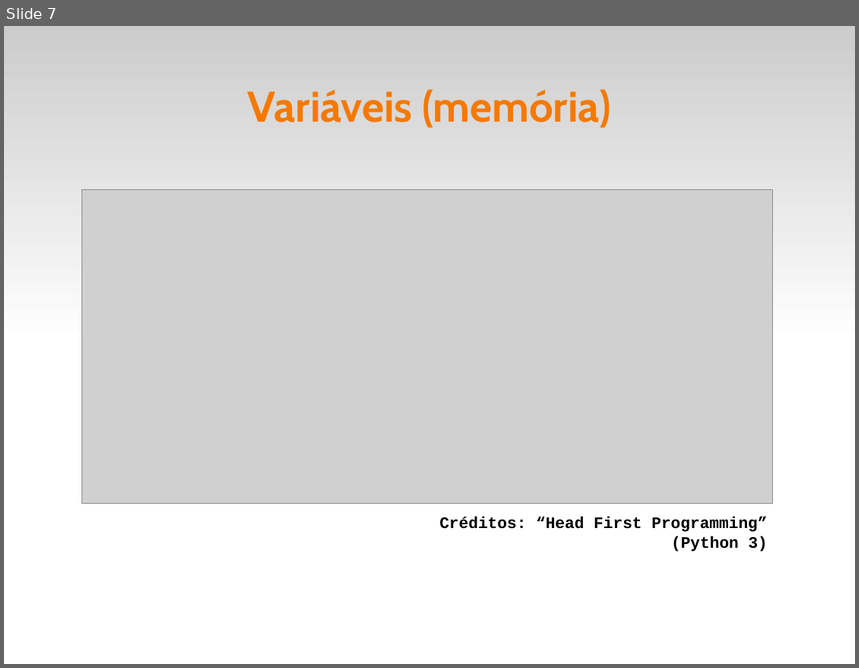
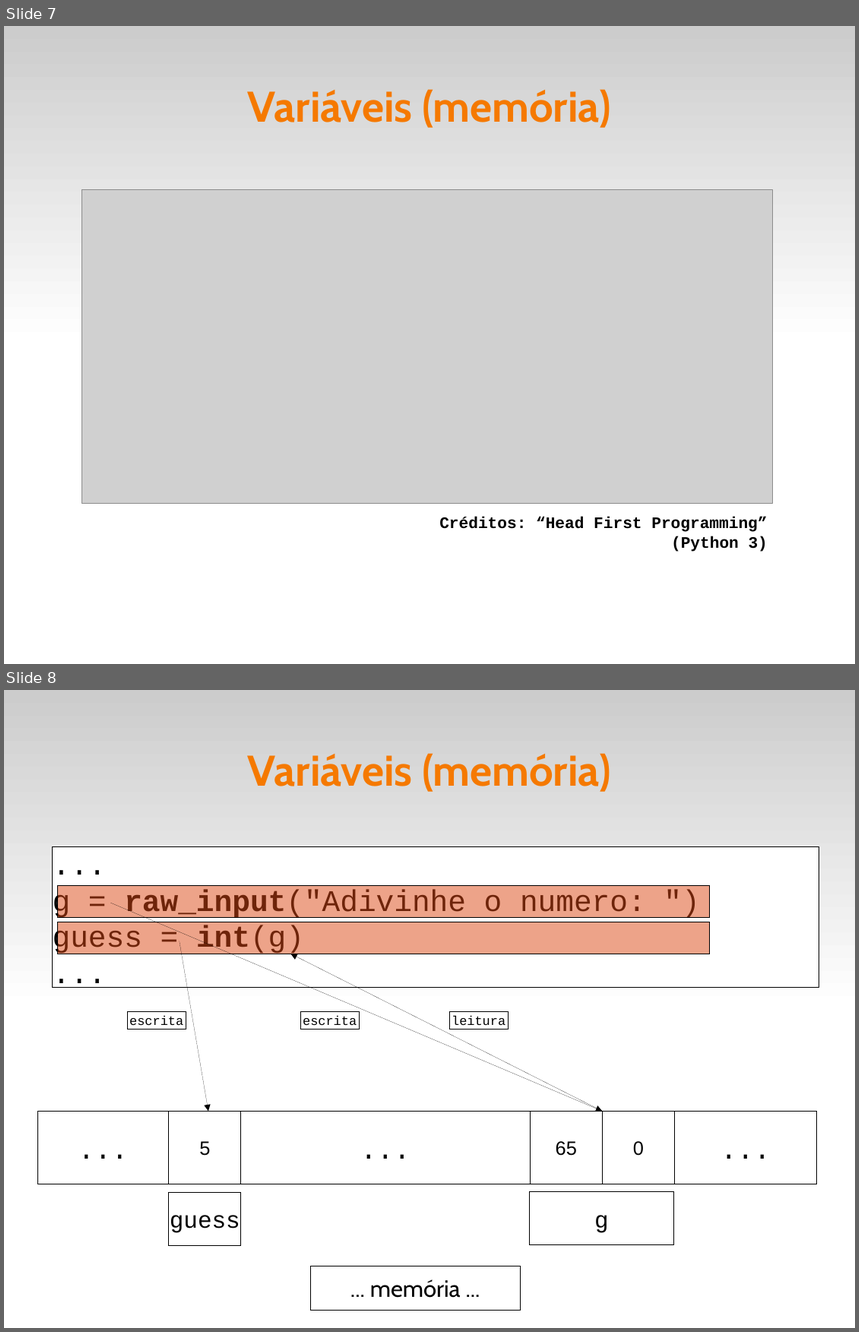
Before and after one commit to fsantanna-uerj/IPD, a slide deck: slides/ipd-03.odp. Shown one above the other, each under a label of ours: slide 7 before the commit, slides 7 and 8 after it. The pictures are 859x668 and 859x1332 pixels, drawn with LibreOffice and Linux fonts; fonts in the diff are those of the drawing; grey boxes stand for pictures. Boxes give left, top, right and bottom in pixels: in the first picture for what was removed or moved away, otherwise in the second. Text is boxed around its words. In the diff, an @@ line names an element or a change of style, - is before the commit and + after.

```diff
--- a/slides/ipd-03.odp
+++ b/slides/ipd-03.odp
@@ slide 8 added at (4,690,855,1328), background #FFFFFF; not listed: 1 template element that a slide beside it also shows @@
@@ title added at (248,753,611,792), 40 pt, text #F57900, bold @@
+Variáveis (memória)
@@ rectangle added at (53,847,819,987), fill #FFFFFF, outline #000000 0 pt, 28 pt, text #000000 @@
+...
+g = raw_input("Adivinhe o numero: ")
+guess = int(g)
+...
@@ rectangle added at (58,885,710,917), fill #DD4814 at 50% opacity, outline #000000 0 pt @@
@@ arrow added from (110, 904) to (603, 1112), #000000 0 pt @@
@@ rectangle added at (58,922,710,954), fill #DD4814 at 50% opacity, outline #000000 0 pt @@
@@ arrow added from (180, 941) to (208, 1112), #000000 0 pt @@
@@ arrow added from (603, 1112) to (291, 954), #000000 0 pt @@
@@ rectangle added at (128,1012,186,1029), fill #FFFFFF, outline #000000 0 pt, 12 pt, text #000000 @@
+escrita
@@ rectangle added at (300,1012,360,1029), fill #FFFFFF, outline #000000 0 pt, 12 pt, text #000000 @@
+escrita
@@ rectangle added at (449,1012,509,1029), fill #FFFFFF, outline #000000 0 pt, 12 pt, text #000000 @@
+leitura
@@ rectangle added at (38,1112,817,1185), fill #FFFFFF, outline #000000 0 pt @@
@@ rectangle added at (38,1112,169,1185), fill #FFFFFF, outline #000000 0 pt, 26 pt, text #000000 @@
+...
@@ rectangle added at (168,1112,241,1185), fill #FFFFFF, outline #000000 0 pt, 18 pt, text #000000 @@
+5
@@ rectangle added at (241,1112,530,1185), fill #FFFFFF, outline #000000 0 pt, 26 pt, text #000000 @@
+...
@@ rectangle added at (530,1112,603,1185), fill #FFFFFF, outline #000000 0 pt, 18 pt, text #000000 @@
+65
@@ rectangle added at (603,1112,675,1185), fill #FFFFFF, outline #000000 0 pt, 18 pt, text #000000 @@
+0
@@ rectangle added at (675,1112,817,1185), fill #FFFFFF, outline #000000 0 pt, 26 pt, text #000000 @@
+...
@@ rectangle added at (168,1193,241,1246), fill #FFFFFF, outline #000000 0 pt, 22 pt, text #000000 @@
+guess
@@ rectangle added at (530,1192,674,1246), fill #FFFFFF, outline #000000 0 pt, 22 pt, text #000000 @@
+g
@@ rectangle added at (310,1266,520,1310), fill #FFFFFF, outline #000000 0 pt, 22 pt, text #000000 @@
+... memória ...
```
Also in this commit, not shown: 2 slides changed, 3 other slides added, 23 other files.
